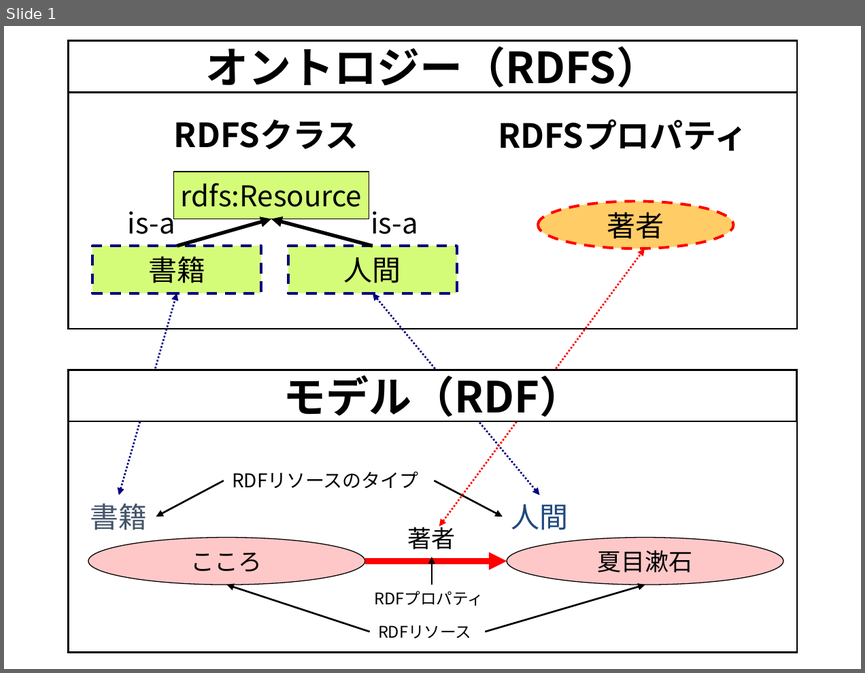
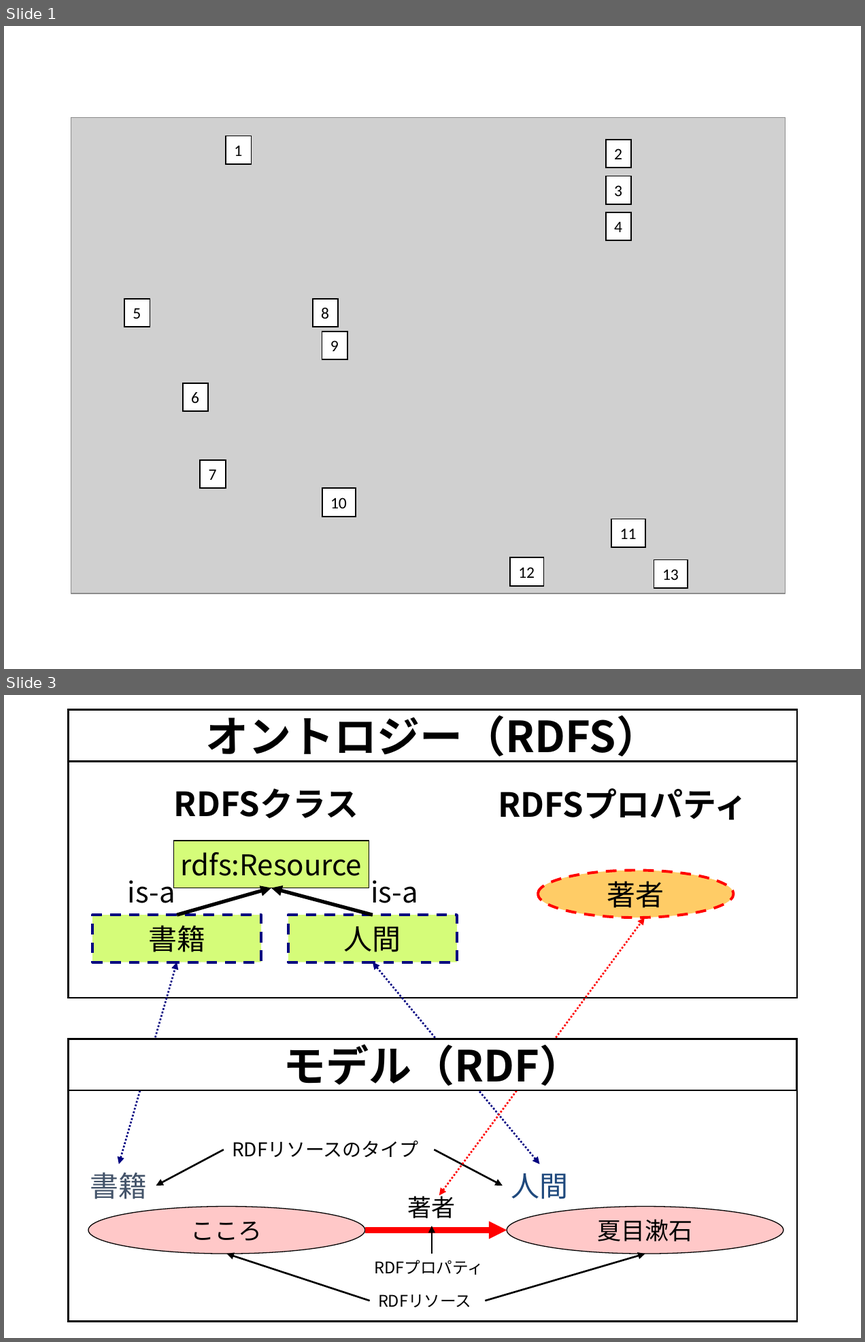
Before and after one commit to mr-3/mrcube-ja-docs, a slide deck: docs/source/figures/mrcube_figures.pptx. Shown one above the other, each under a label of ours: slide 1 before the commit, slides 1 and 3 after it; the slides between them are not shown. The pictures are 865x673 and 865x1342 pixels, drawn with LibreOffice and Linux fonts; fonts in the diff are those of the drawing; grey boxes stand for pictures. Boxes give left, top, right and bottom in pixels: in the first picture for what was removed or moved away, otherwise in the second. Text is boxed around its words. In the diff, an @@ line names an element or a change of style, - is before the commit and + after.

```diff
--- a/docs/source/figures/mrcube_figures.pptx
+++ b/docs/source/figures/mrcube_figures.pptx
@@ slide 1 added at box(4, 26, 861, 669), background #FFFFFF @@
@@ picture added at box(71, 118, 785, 594) @@
@@ rectangle added at box(226, 135, 252, 164), fill #FFFFFF, outline #000000 1 pt, 13.5 pt, text #000000 @@
+1
@@ rectangle added at box(606, 140, 631, 168), fill #FFFFFF, outline #000000 1 pt, 13.5 pt, text #000000 @@
+2
@@ rectangle added at box(606, 176, 631, 204), fill #FFFFFF, outline #000000 1 pt, 13.5 pt, text #000000 @@
+3
@@ rectangle added at box(606, 212, 631, 240), fill #FFFFFF, outline #000000 1 pt, 13.5 pt, text #000000 @@
+4
@@ rectangle added at box(124, 299, 150, 327), fill #FFFFFF, outline #000000 1 pt, 13.5 pt, text #000000 @@
+5
@@ rectangle added at box(313, 299, 338, 327), fill #FFFFFF, outline #000000 1 pt, 13.5 pt, text #000000 @@
+8
@@ rectangle added at box(322, 331, 347, 359), fill #FFFFFF, outline #000000 1 pt, 13.5 pt, text #000000 @@
+9
@@ rectangle added at box(183, 382, 209, 411), fill #FFFFFF, outline #000000 1 pt, 13.5 pt, text #000000 @@
+6
@@ rectangle added at box(201, 460, 226, 488), fill #FFFFFF, outline #000000 1 pt, 13.5 pt, text #000000 @@
+7
@@ rectangle added at box(322, 488, 356, 516), fill #FFFFFF, outline #000000 1 pt, 13.5 pt, text #000000 @@
+10
@@ rectangle added at box(611, 518, 645, 547), fill #FFFFFF, outline #000000 1 pt, 13.5 pt, text #000000 @@
+11
@@ rectangle added at box(509, 557, 543, 586), fill #FFFFFF, outline #000000 1 pt, 13.5 pt, text #000000 @@
+12
@@ rectangle added at box(653, 560, 687, 588), fill #FFFFFF, outline #000000 1 pt, 13.5 pt, text #000000 @@
+13
@@ what was slide 1 is now slide 3 @@
```
Also in this commit, not shown: 1 other slide added, 11 other files.
